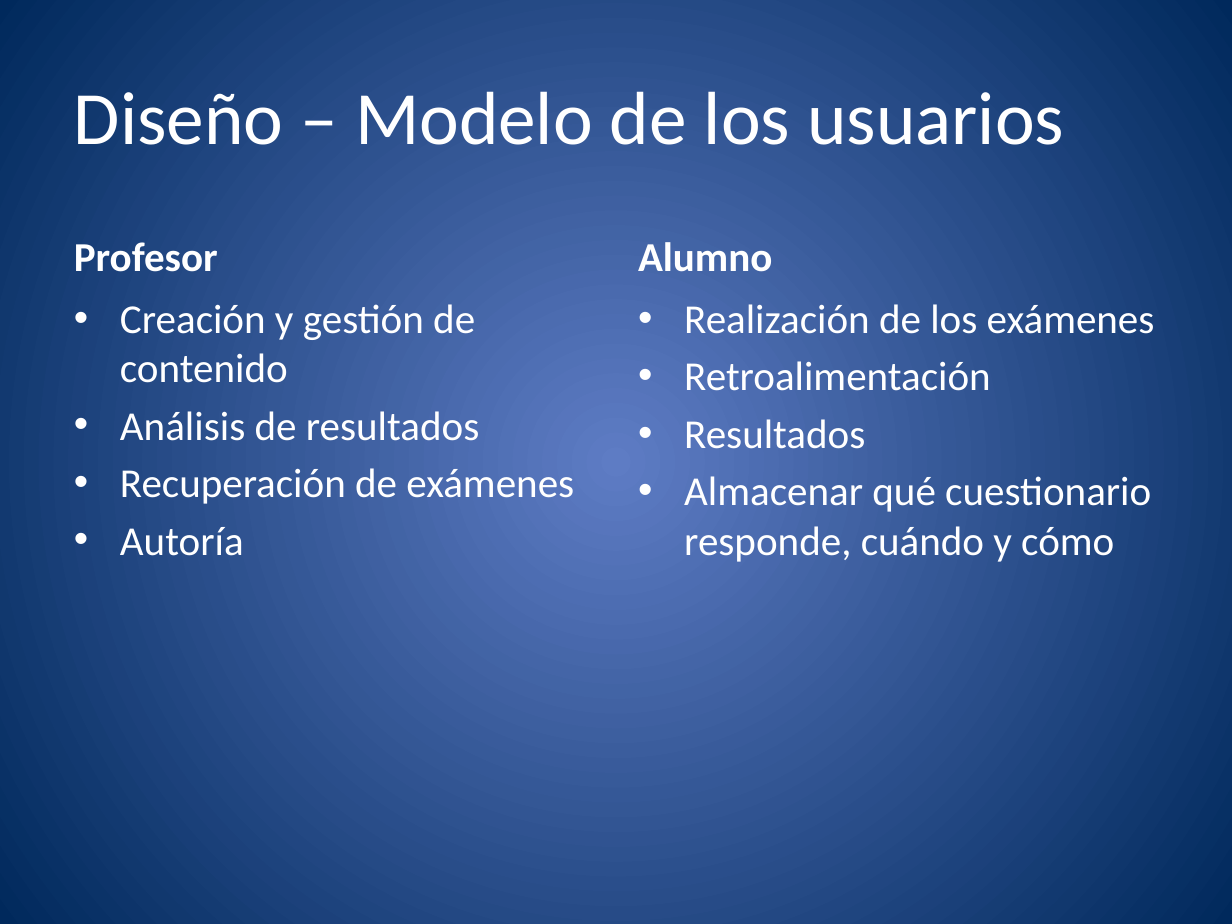
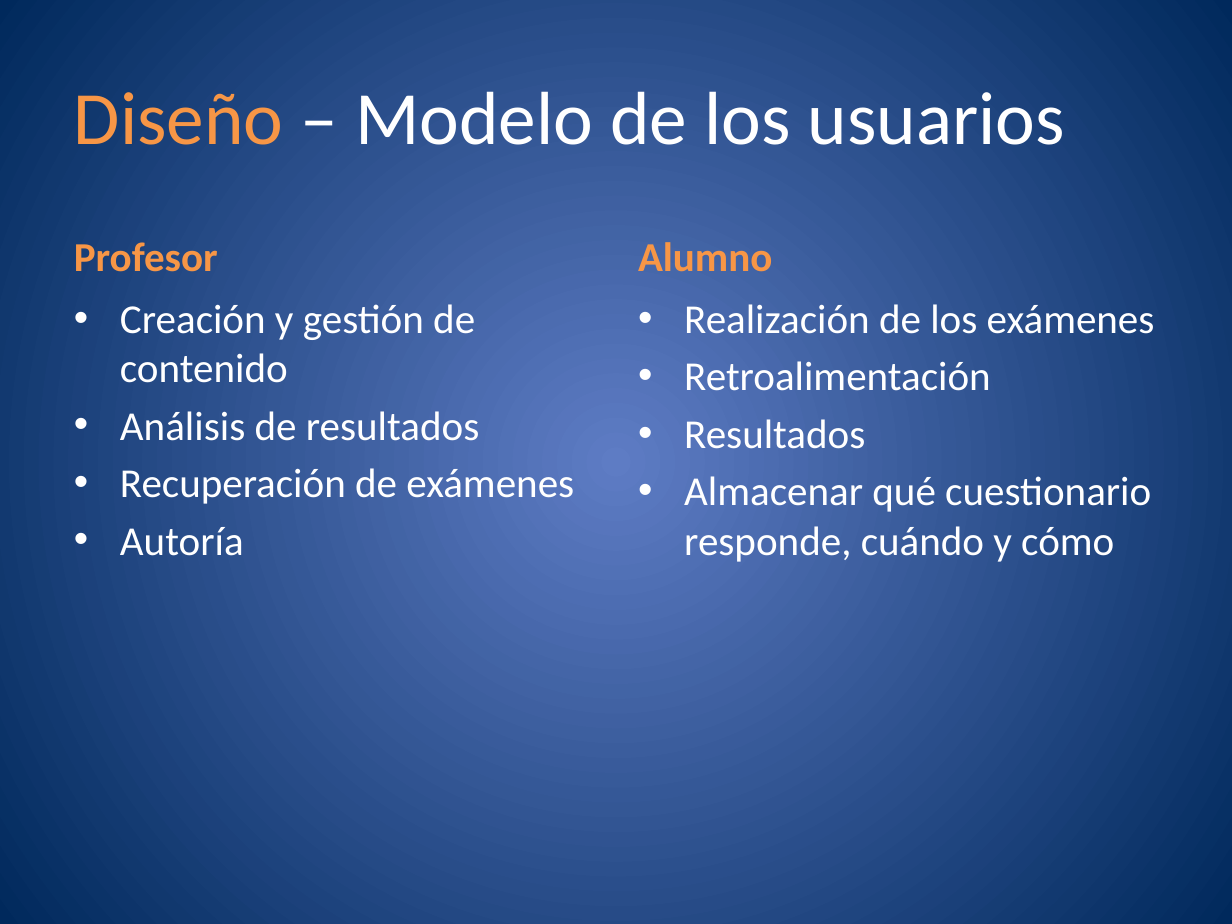
Before and after one commit to molins/TFG, a slide deck: slide 16 of presentacion/TFG.pptx. Drawn at 1232x924 pixels with LibreOffice and Linux fonts; fonts in the diff are those of the drawing. Boxes give left, top, right and bottom in pixels: in the first picture for what was removed or moved away, otherwise in the second. Text is boxed around its words. In the diff, an @@ line names an element or a change of style, - is before the commit and + after.

```diff
--- a/presentacion/TFG.pptx
+++ b/presentacion/TFG.pptx
@@ title "Diseño – Modelo de los ..." at [74, 91, 1065, 145]: text colour #FFFFFF to #F79646 in "Diseño" @@
@@ text "Profesor" at [74, 242, 218, 272]: text colour #FFFFFF to #F79646 @@
@@ text "Alumno" at [638, 242, 772, 272]: text colour #FFFFFF to #F79646 @@
```
Also in this commit, not shown: 33 other slides changed, 3 slides added, 1 slide removed, 4 other files.
